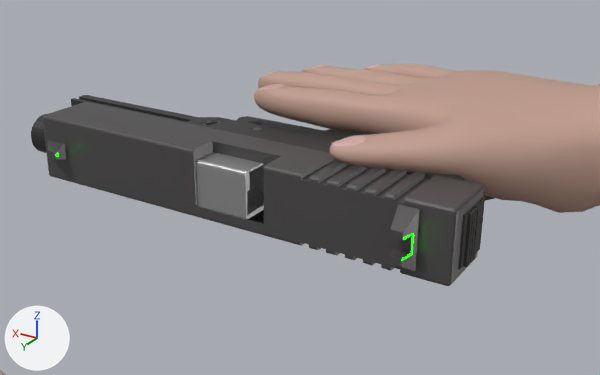
The Blender file Assets/Models/PlayerEquip/Glock/glock.blend as it was, and as the next commit left it.
Camera for both pictures: a 50 mm lens placed at (1.34, 7.41, 4.58), pointed at (9.0, -5.35, -1.8). Every picture has the same lights, and +X, +Y and +Z are marked at lower left.

The older version as bpy lines, for what is in view:
```python
ob_arms = bpy.data.objects.new('arms', me_plane_003)
ob_arms.location = (0.0, 0.0, 0.0)
ob_arms.rotation_euler = (0.0, 0.0, -1.571)  # degrees (0, 0, -90)
ob_arms.scale = (1.0, 1.0, 1.07)
ob_glock_body = bpy.data.objects.new('glock_body', me_cube_002)
ob_glock_body.location = (5.85, -7.36, -0.94)
ob_glock_body.rotation_euler = (-1.548, 0.00489, -0.012)  # degrees (-89, 0.3, -0.7)
ob_glock_body.scale = (0.925, 1.02, 0.925)
ob_glock_top = bpy.data.objects.new('glock_top', me_cube)
ob_glock_top.location = (9.37, -3.17, -0.86)
ob_glock_top.rotation_euler = (-1.548, 0.00489, -0.012)  # degrees (-89, 0.3, -0.7)
ob_glock_top.scale = (0.576, 0.611, 0.576)
# also in view: 'barrel' at (10.99, -3.22, -0.87)
```
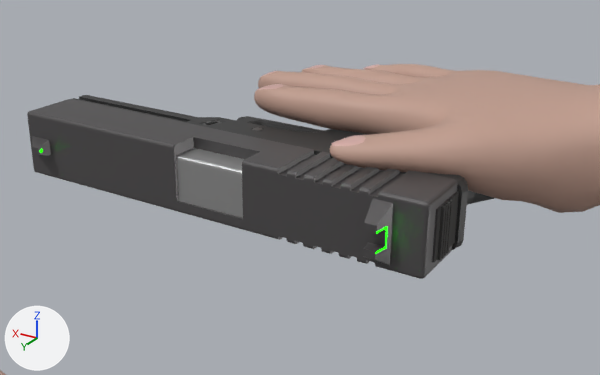
Where the change shows, as pixel boxes [x1, y1, x2, y2] in the pictures (600 x 375 px):
'glock_top', moved: before [43, 102, 485, 286]; after [27, 99, 459, 279]

What the commit changed:
Object 'glock_top' (ob_glock_top) moves from (9.37, -3.17, -0.86) to (9.78, -3.17, -0.86).
